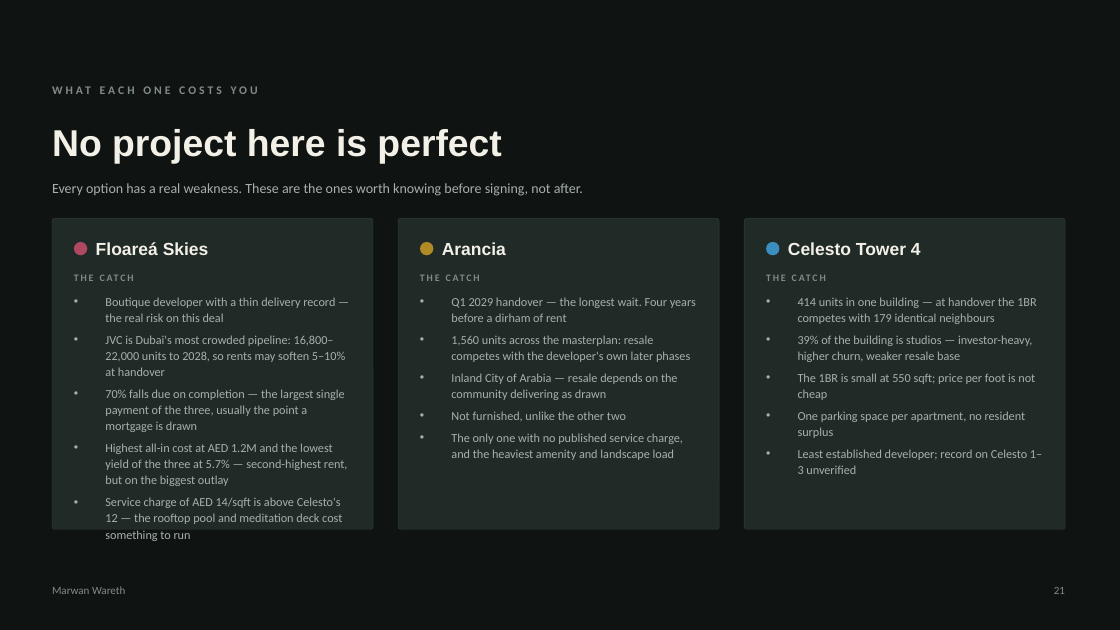
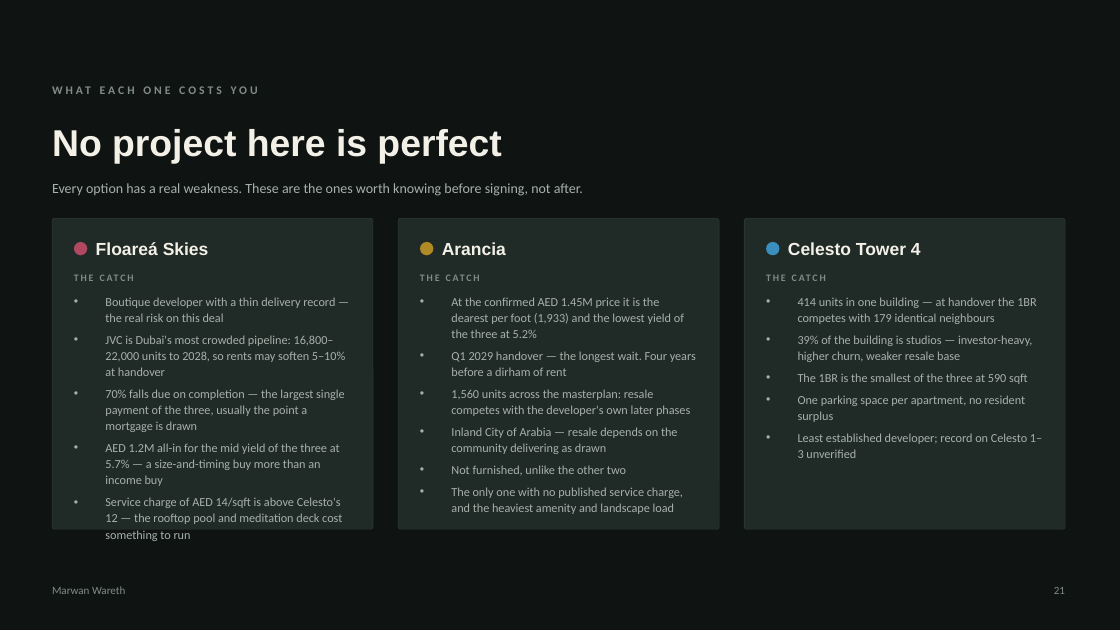
Before and after one commit to MWareth/openai-startup-name-generator, a slide deck: slide 21 of docs/client-deck/Three-Projects-One-Decision.pptx. Drawn at 1120x630 pixels with LibreOffice and Linux fonts; fonts in the diff are those of the drawing. Boxes give left, top, right and bottom in pixels: in the first picture for what was removed or moved away, otherwise in the second. Text is boxed around its words. In the diff, an @@ line names an element or a change of style, - is before the commit and + after.

```diff
--- a/docs/client-deck/Three-Projects-One-Decision.pptx
+++ b/docs/client-deck/Three-Projects-One-Decision.pptx
@@ text at [451,297,684,338]: paragraph added @@
+• At the confirmed AED 1.45M price it is the dearest per foot (1,933) and the lowest yield of the three at 5.2%
@@ text at [798,373,1028,384]: text changed @@
-• The 1BR is small at 550 sqft; price per foot is not cheap
+• The 1BR is the smallest of the three at 590 sqft
@@ text at [105,443,340,486]: text changed @@
-• Highest all-in cost at AED 1.2M and the lowest yield of the three at 5.7% — second-highest rent, but on the biggest outlay
+• AED 1.2M all-in for the mid yield of the three at 5.7% — a size-and-timing buy more than an income buy
```
Also in this commit, not shown: 18 other slides changed, 1 slide removed, 8 other files.
